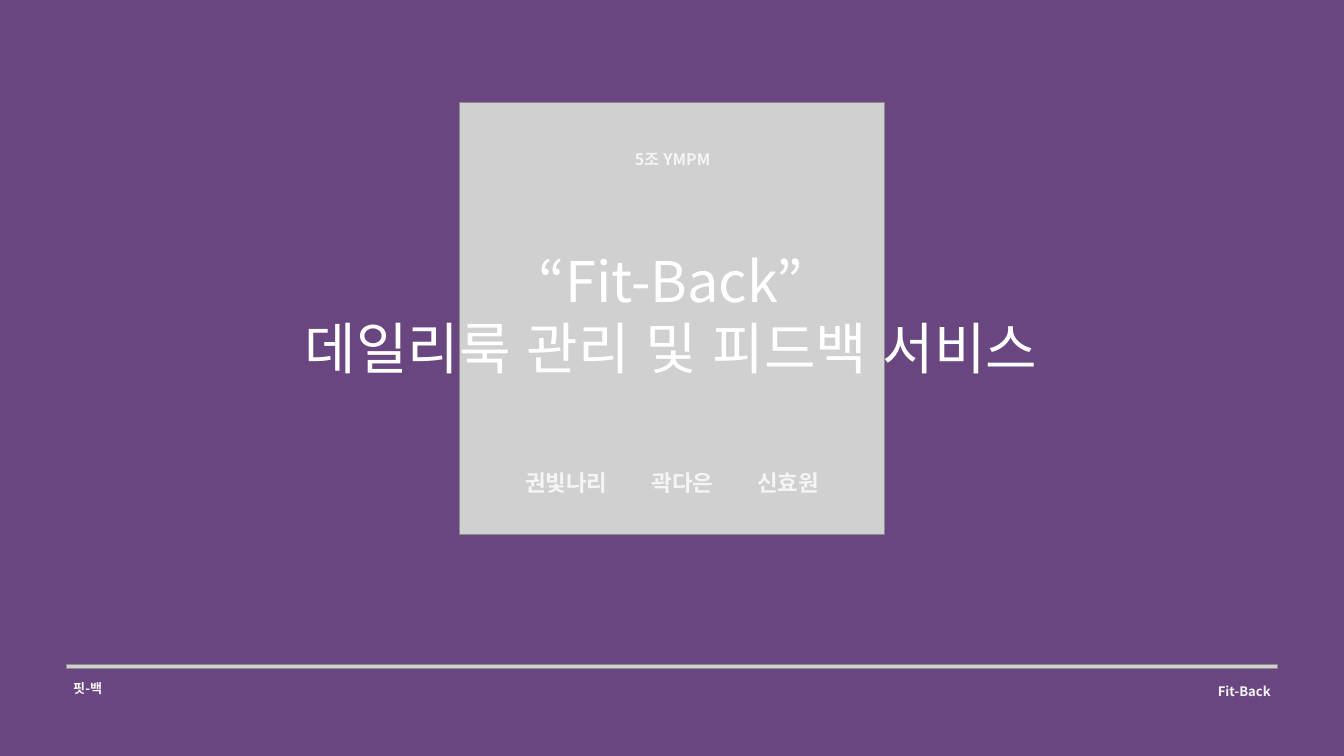
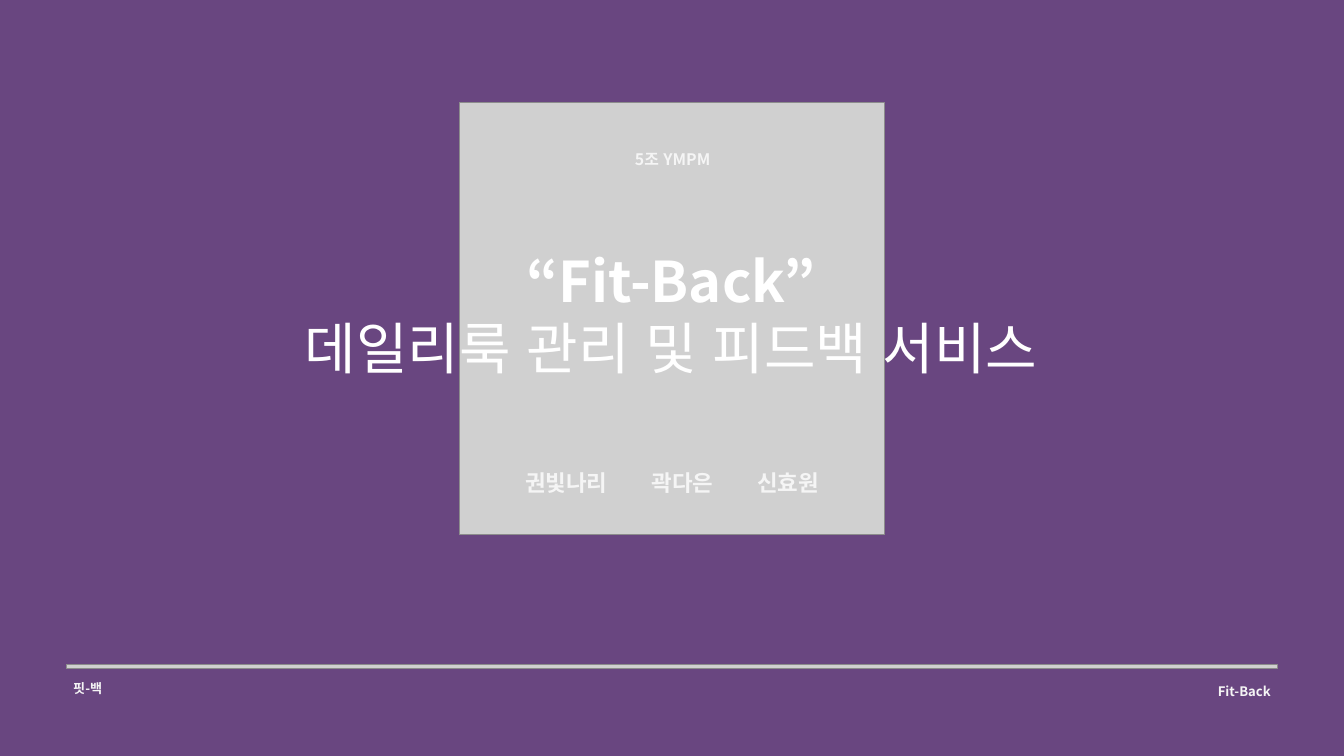
Before and after one commit to bitnarii/YMPM, a slide deck: slide 1 of 기획서/5조 Fit-back.pptx. Drawn at 1344x756 pixels with LibreOffice and Linux fonts; fonts in the diff are those of the drawing; grey boxes stand for pictures. Boxes give left, top, right and bottom in pixels: in the first picture for what was removed or moved away, otherwise in the second. Text is boxed around its words. In the diff, an @@ line names an element or a change of style, - is before the commit and + after.

```diff
--- a/기획서/5조 Fit-back.pptx
+++ b/기획서/5조 Fit-back.pptx
@@ text at [527, 257, 816, 302]: bold on in "“Fit-Back”" @@
```
Also in this commit, not shown: 9 other slides changed.
